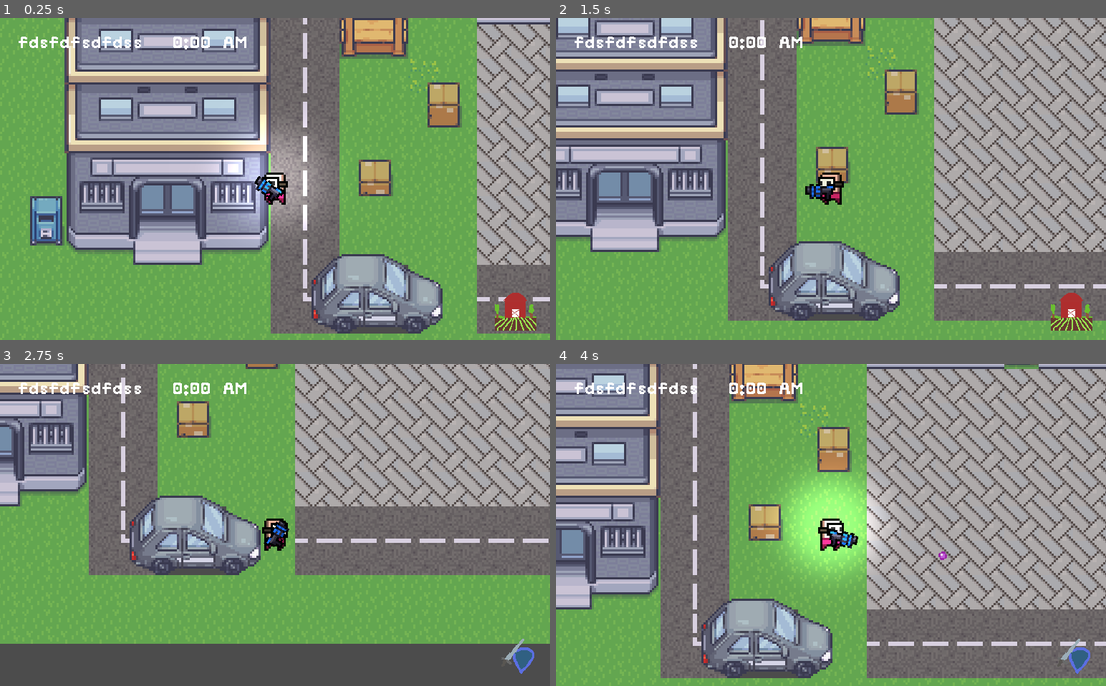
Above: before the commit, frames 1-4 (two rows, left to right).
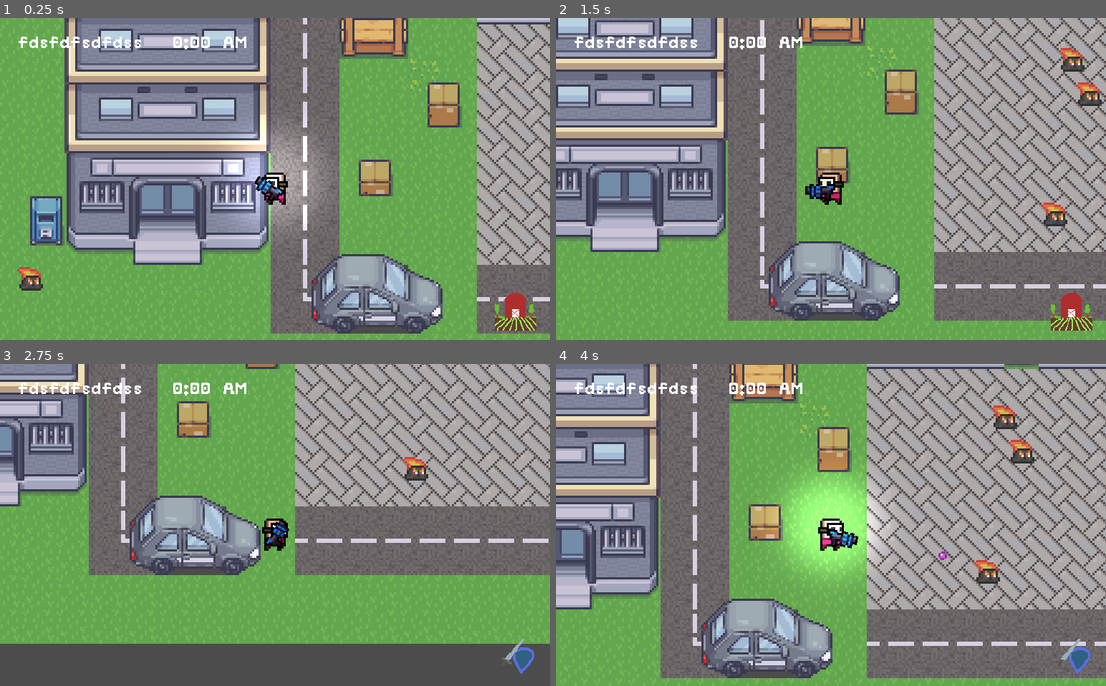
Above: after the commit, the same moments.

Repository: sugarvoid/gargun-valley
Game: Godot game, scene res://game/Game.tscn
The game is run twice, just before and just after one commit, with the same random seed, the same clock (stepped at 60 frames per second) and the same inputs.
Inputs (mouse positions are in pixels of both pictures, inside the frame that each line leads up to):
- Up to frame 1 (0.25 s): no input
- Up to frame 2 (1.5 s): tap Enter at 0.5 s; move the mouse to (952, 162) at 0.52 s; hold D (move_right) 0.53-1.28 s; click (952, 162) at 0.6 s; move the mouse to (721, 195) at 1.27 s; hold S (move_down) from 1.28 s (still down); tap R (light_toggle) at 1.35 s; click (721, 195) at 1.42 s
- Up to frame 3 (2.75 s): move the mouse to (330, 454) at 2.02 s; release S (move_down) at 2.03 s; hold D (move_right) from 2.03 s (still down); tap E (switch_mode) at 2.1 s; click (330, 454) at 2.17 s
- Up to frame 4 (4 s): move the mouse to (803, 589) at 2.77 s; release D (move_right) at 2.78 s; hold W (move_up) 2.78-3.53 s; click (803, 589) at 2.85 s; move the mouse to (996, 573) at 3.52 s; hold A (move_left) from 3.53 s (still down); tap R (light_toggle) at 3.6 s; click (996, 573) at 3.67 s

The runs differ from the first frame. In frame 1, 0.3% of the frame differs, in the area x 3-8%, y 77-85%; in frame 2, 0.7%, in the area x 88-100%, y 9-65%; in frame 3, 0.2%; in frame 4, 0.7%.

Commit message:
Added Enemy class

Diff:
--- a/game/Game.tscn
+++ b/game/Game.tscn
@@ -11,6 +11,7 @@
 [ext_resource path="res://SunnysideWorld_Tileset_V0.1.png" type="Texture" id=9]
 [ext_resource path="res://map.png" type="Texture" id=10]
 [ext_resource path="res://game/manager/TimeManager.tscn" type="PackedScene" id=11]
+[ext_resource path="res://game/actor/enemy/Enemy.tscn" type="PackedScene" id=12]
 
 [sub_resource type="TileSet" id=2]
 0/name = "SunnysideWorld_Tileset_V0.1.png 0"
@@ -247,8 +248,6 @@
 position = Vector2( 512, 56 )
 texture = ExtResource( 10 )
 
-[node name="BulletContainer" type="Node2D" parent="."]
-
 [node name="Plots" type="YSort" parent="."]
 
 [node name="Plot" parent="Plots" instance=ExtResource( 3 )]
@@ -271,6 +270,22 @@
 
 [node name="Plot4" parent="Plots/Plot/Plot/Plot" instance=ExtResource( 3 )]
 position = Vector2( 32, -16 )
+
+[node name="EnemyContainer" type="Node2D" parent="."]
+
+[node name="Enemy" parent="EnemyContainer" instance=ExtResource( 12 )]
+position = Vector2( 336, 160 )
+
+[node name="Enemy3" parent="EnemyContainer" instance=ExtResource( 12 )]
+position = Vector2( 600, 136 )
+
+[node name="Enemy4" parent="EnemyContainer" instance=ExtResource( 12 )]
+position = Vector2( 608, 64 )
+
+[node name="Enemy2" parent="EnemyContainer" instance=ExtResource( 12 )]
+position = Vector2( 616, 80 )
+
+[node name="BulletContainer" type="Node2D" parent="."]
 
 [node name="Player" parent="." instance=ExtResource( 1 )]
 position = Vector2( 450, 112 )
--- /dev/null
+++ b/game/actor/actor.gd
@@ -0,0 +1,28 @@
+extends KinematicBody2D
+class_name Actor
+
+
+var move_speed: float = 65
+var velocity = Vector2.ZERO
+var target: Actor
+var is_facing_right: bool = true
+
+
+func _ready() -> void:
+	pass
+
+func handle_sprite_direction(object_loc: Vector2):
+	if object_loc.x < 0:
+		if is_facing_right:
+			scale.x = -1
+			is_facing_right = false
+	else:
+		if not is_facing_right:
+			scale.x = 1
+			is_facing_right = true
+
+func set_target(actor: Actor) -> void:
+	self.target = actor
+
+func _die() -> void:
+	assert(false, "Replace method")
--- /dev/null
+++ b/game/actor/enemy/Enemy.tscn
@@ -0,0 +1,20 @@
+[gd_scene load_steps=4 format=2]
+
+[ext_resource path="res://game/actor/enemy/enemy.gd" type="Script" id=1]
+[ext_resource path="res://game/actor/enemy/fire_elemental.png" type="Texture" id=2]
+
+[sub_resource type="RectangleShape2D" id=1]
+extents = Vector2( 5, 3.5 )
+
+[node name="Enemy" type="KinematicBody2D"]
+script = ExtResource( 1 )
+
+[node name="Sprite" type="Sprite" parent="."]
+position = Vector2( 0, -10 )
+texture = ExtResource( 2 )
+hframes = 9
+vframes = 5
+
+[node name="CollisionShape2D" type="CollisionShape2D" parent="."]
+position = Vector2( 0, 0.5 )
+shape = SubResource( 1 )
--- /dev/null
+++ b/game/actor/enemy/enemy.gd
@@ -0,0 +1,11 @@
+extends Actor
+class_name Enemy
+
+
+func _process(_delta: float) -> void:
+	pass
+	#self.handle_sprite_direction(self.target)
+
+
+func _die():
+	self.queue_free()
--- a/game/actor/player/player.gd
+++ b/game/actor/player/player.gd
@@ -1,4 +1,4 @@
-extends KinematicBody2D
+extends Actor
 class_name Player
 
 signal is_over_crop
@@ -7,14 +7,12 @@
 
 onready var animation_player: AnimationPlayer = get_node("AnimationPlayer")
 
-var move_speed: float = 65
-var velocity = Vector2.ZERO
 var mode: int
 var click_recharge_time: float = 2.0
 var can_click: bool = true
-var is_facing_right: bool = true
 var friction = 0.1
 var acceleration = 0.1
+var mouse_location: Vector2
 
 
 func _ready() -> void:
@@ -29,7 +27,7 @@
 
 func _physics_process(delta):
 	_handle_mode()
-	self.flip(get_local_mouse_position())
+	self.handle_sprite_direction(get_local_mouse_position())
 	$InteractionArea.monitoring = self.can_click
 	$Hand/Weapon.look_at(get_global_mouse_position())
 	_move(_get_input())
@@ -71,16 +69,6 @@
 			pass
 			# change item in hand
 
-func flip(object_loc: Vector2):
-	if object_loc.x < 0:
-		if is_facing_right:
-			scale.x = -1
-			is_facing_right = false
-	else:
-		if not is_facing_right:
-			scale.x = 1
-			is_facing_right = true
-
 func _on_InteractionArea_area_exited(area: InteractiveObject) -> void:
 	if area != InteractiveObject:
 		return
--- a/project.godot
+++ b/project.godot
@@ -9,6 +9,11 @@
 config_version=4
 
 _global_script_classes=[ {
+"base": "KinematicBody2D",
+"class": "Actor",
+"language": "GDScript",
+"path": "res://game/actor/actor.gd"
+}, {
 "base": "Item",
 "class": "Crop",
 "language": "GDScript",
@@ -18,6 +23,11 @@
 "class": "DateTime",
 "language": "GDScript",
 "path": "res://game/manager/date_time.gd"
+}, {
+"base": "Actor",
+"class": "Enemy",
+"language": "GDScript",
+"path": "res://game/actor/enemy/enemy.gd"
 }, {
 "base": "Area2D",
 "class": "InteractiveObject",
@@ -29,7 +39,7 @@
 "language": "GDScript",
 "path": "res://game/item/item.gd"
 }, {
-"base": "KinematicBody2D",
+"base": "Actor",
 "class": "Player",
 "language": "GDScript",
 "path": "res://game/actor/player/player.gd"
@@ -45,8 +55,10 @@
 "path": "res://game/manager/time_manager.gd"
 } ]
 _global_script_class_icons={
+"Actor": "",
 "Crop": "",
 "DateTime": "",
+"Enemy": "",
 "InteractiveObject": "",
 "Item": "",
 "Player": "",
Not shown: 1 places in game/Game.tscn that only renumber resources
Binary file added: game/actor/enemy/fire_elemental.png
Not shown, added: game/actor/enemy/fire_elemental.png.import
